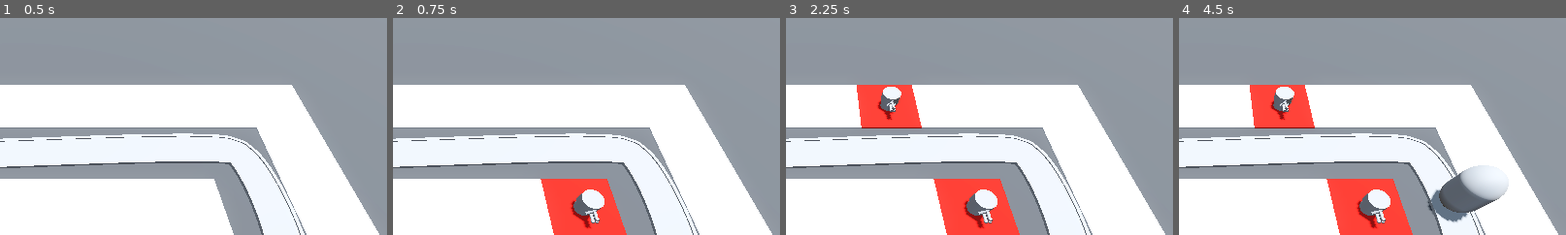
Above: before the commit, frames 1-4 (left to right).
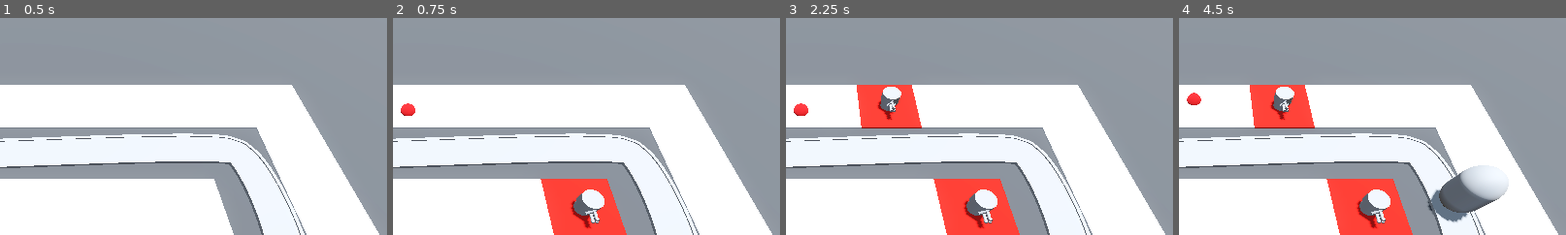
Above: after the commit, the same moments.

Repository: FabioAVSilva/Barbarian-Blaster
Game: Godot game, scene res://BaseLevel.tscn
The game is run twice, just before and just after one commit, with the same random seed, the same clock (stepped at 60 frames per second) and the same inputs.
Inputs (mouse positions are % of the whole screen's width and height, from its top left):
- Up to frame 1 (0.5 s): no input
- Up to frame 2 (0.75 s): move the mouse to (72, 45) at 0.52 s; press the mouse at (72, 45) at 0.53 s
- Up to frame 3 (2.25 s): move the mouse to (30, 55) at 1.27 s; release the mouse at (30, 55) at 1.28 s; click (30, 55) at 1.35 s; move the mouse to (60, 28) at 2.02 s; press the mouse at (60, 28) at 2.03 s
- Up to frame 4 (4.5 s): move the mouse to (45, 70) at 2.77 s; release the mouse at (45, 70) at 2.78 s; click (45, 70) at 2.85 s; move the mouse to (80, 65) at 3.52 s; press the mouse at (80, 65) at 3.53 s; move the mouse to (20, 35) at 4.27 s; release the mouse at (20, 35) at 4.28 s; click (20, 35) at 4.35 s
The pictures show only the part of the screen within x 48-98%, y 4-53%; the shares and areas given below are measured in that part.

Frame 1 is identical in both runs. In frame 2, 0.2% of the frame differs, in the area x 2-6%, y 39-46%; in frame 3, 0.2%; in frame 4, 0.2%.

Commit message:
Created turret projectile
-Created projectile scene that moves an Area3d node at a set speed forward
-Attached the projectile to the turret scene through GDScript

Diff:
--- /dev/null
+++ b/Turret/projectile.gd
@@ -0,0 +1,8 @@
+extends Area3D
+
+var direction := Vector3.FORWARD
+
+@export var speed := 30.0
+
+func _physics_process(delta: float) -> void:
+	position += direction * delta * speed
--- /dev/null
+++ b/Turret/projectile.tscn
@@ -0,0 +1,21 @@
+[gd_scene load_steps=5 format=3 uid="uid://drw6skywqkx5l"]
+
+[ext_resource type="Script" uid="uid://dqmrbitx6hrqi" path="res://Turret/projectile.gd" id="1_sxav3"]
+
+[sub_resource type="StandardMaterial3D" id="StandardMaterial3D_tp1dm"]
+albedo_color = Color(0.701961, 0, 0, 1)
+
+[sub_resource type="SphereMesh" id="SphereMesh_sxav3"]
+material = SubResource("StandardMaterial3D_tp1dm")
+
+[sub_resource type="SphereShape3D" id="SphereShape3D_3nq0t"]
+
+[node name="Projectile" type="Area3D"]
+top_level = true
+script = ExtResource("1_sxav3")
+
+[node name="MeshInstance3D" type="MeshInstance3D" parent="."]
+mesh = SubResource("SphereMesh_sxav3")
+
+[node name="CollisionShape3D" type="CollisionShape3D" parent="."]
+shape = SubResource("SphereShape3D_3nq0t")
--- /dev/null
+++ b/Turret/turret.gd
@@ -0,0 +1,7 @@
+extends Node3D
+
+@export var projectile: PackedScene
+
+func _ready() -> void:
+	var shot = projectile.instantiate()
+	add_child(shot)
--- a/Turret/turret.tscn
+++ b/Turret/turret.tscn
@@ -1,4 +1,7 @@
-[gd_scene load_steps=6 format=3 uid="uid://edp7mwao1kjr"]
+[gd_scene load_steps=8 format=3 uid="uid://edp7mwao1kjr"]
+
+[ext_resource type="Script" uid="uid://lgprtvr4aw6r" path="res://Turret/turret.gd" id="1_5kpma"]
+[ext_resource type="PackedScene" uid="uid://drw6skywqkx5l" path="res://Turret/projectile.tscn" id="2_djkev"]
 
 [sub_resource type="CylinderMesh" id="CylinderMesh_cb20n"]
 height = 1.0
@@ -22,6 +25,8 @@
 size = Vector3(0.6, 0.45, 0.6)
 
 [node name="Turret" type="Node3D"]
+script = ExtResource("1_5kpma")
+projectile = ExtResource("2_djkev")
 
 [node name="TurretBase" type="MeshInstance3D" parent="."]
 transform = Transform3D(1, 0, 0, 0, 1, 0, 0, 0, 1, 0, 0.5, 0)
Not shown, added: Turret/projectile.gd.uid
Not shown, added: Turret/turret.gd.uid
